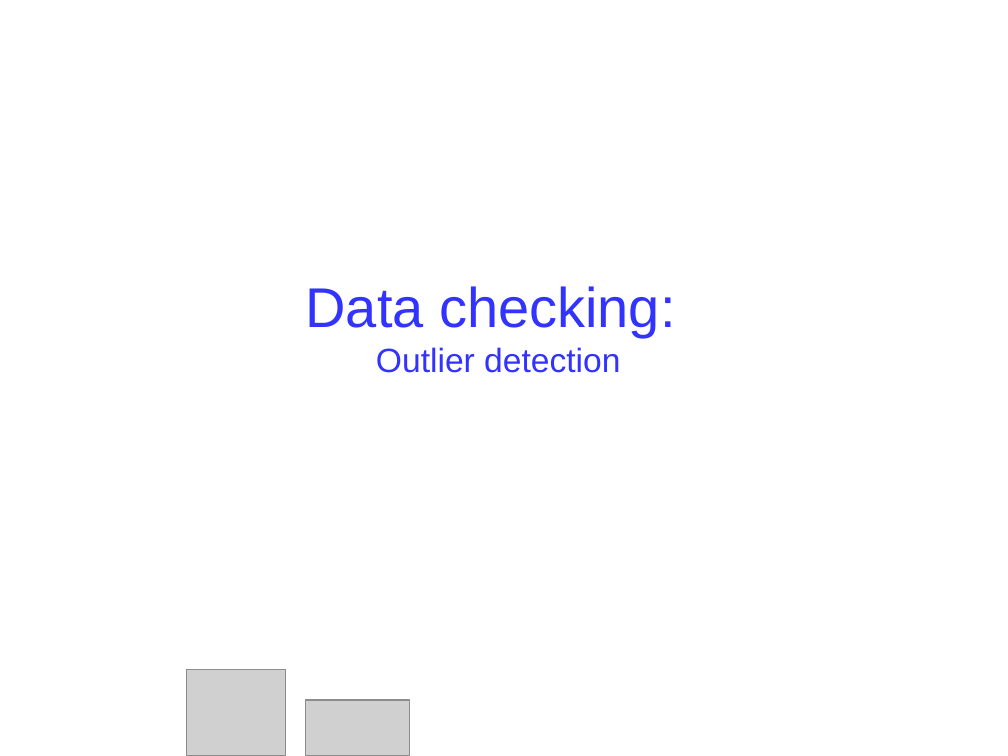
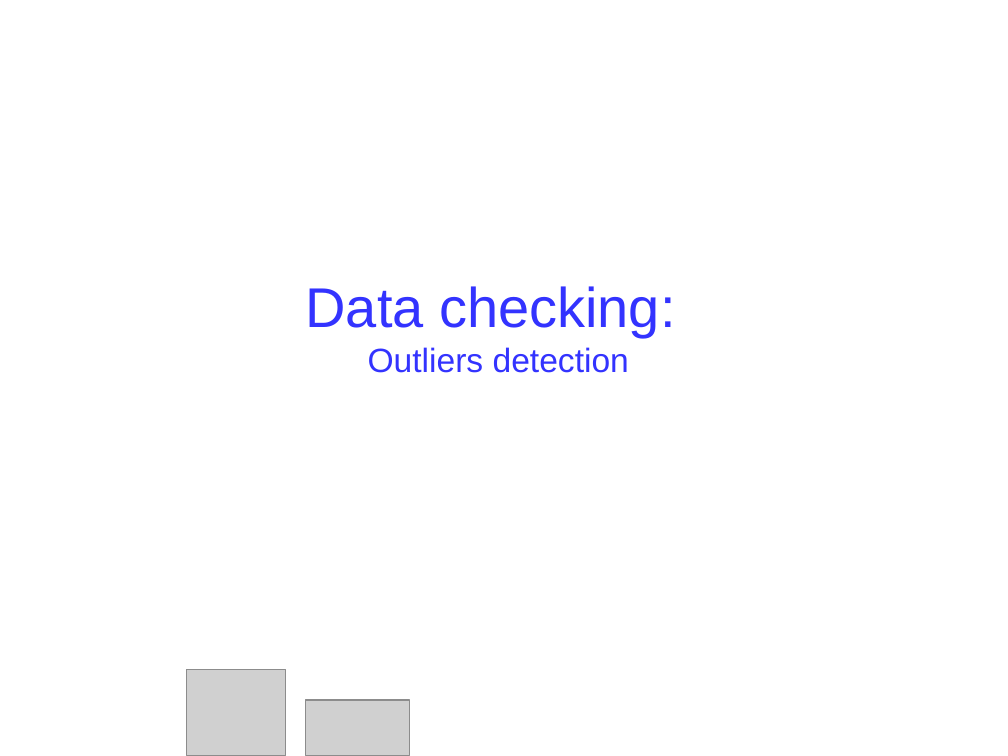
Before and after one commit to ceelch/Introduction_ML_2018_BCAM, a slide deck: slide 16 of Preprocessing_2019/Slides/Preprocessing-2019.odp. Drawn at 1008x756 pixels with LibreOffice and Linux fonts; fonts in the diff are those of the drawing; grey boxes stand for pictures; background and template pictures are left out. Boxes give left, top, right and bottom in pixels: in the first picture for what was removed or moved away, otherwise in the second. Text is boxed around its words. In the diff, an @@ line names an element or a change of style, - is before the commit and + after.

```diff
--- a/Preprocessing_2019/Slides/Preprocessing-2019.odp
+++ b/Preprocessing_2019/Slides/Preprocessing-2019.odp
@@ text at bbox=[368, 347, 629, 373]: text changed @@
-Outlier detection
+Outliers detection
```
Also in this commit, not shown: 4 other slides changed, 2 other files.
